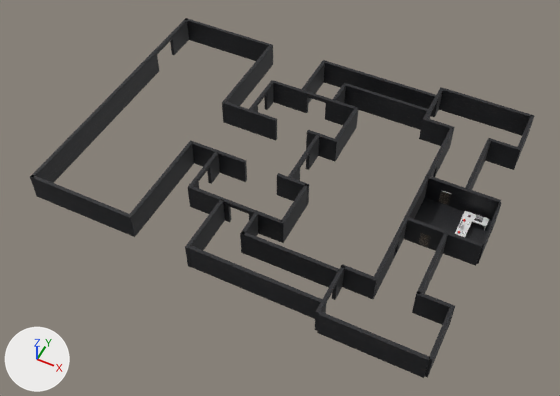
What one commit did to the Blender file Mapa/room.blend.
The view is the same before and after, from a 50 mm lens placed at (1.36, -9.58, 10.94), pointed at (-3.07, -0.72, -0.14). Lighting does not change. The marker at lower left points along +X, +Y and +Z. The first picture is the older version.

Script lines for the objects in view, before the commit:
```python
ob_parede_006 = bpy.data.objects.new('parede.006', me_cube_024)
ob_parede_006.location = (0.94, 2.01, 0.36)
ob_parede_006.scale = (0.239, 0.239, 0.239)
ob_parede_010 = bpy.data.objects.new('parede.010', me_cube_030)
ob_parede_010.location = (-0.31, -3.38, 0.36)
ob_parede_010.rotation_euler = (0.0, 0.0, 3.142)  # degrees (0, 0, 180)
ob_parede_010.scale = (0.239, 0.239, 0.239)
ob_parede_015 = bpy.data.objects.new('parede.015', me_cube_028)
ob_parede_015.location = (-2.2, 2.4, 0.36)
ob_parede_015.rotation_euler = (0.0, 0.0, 3.142)  # degrees (0, 0, 180)
ob_parede_015.scale = (0.239, 0.239, 0.239)
ob_parede_032 = bpy.data.objects.new('parede.032', me_cube_053)
ob_parede_032.location = (-2.2, -3.16, 0.36)
ob_parede_032.rotation_euler = (0.0, 0.0, 3.142)  # degrees (0, 0, 180)
ob_parede_032.scale = (0.239, 0.239, 0.239)
ob_parede_037 = bpy.data.objects.new('parede.037', me_cube_063)
ob_parede_037.location = (-4.77, -2.68, 0.36)
ob_parede_037.scale = (0.239, 0.239, 0.239)
# me_cube_028
# before: 4 (6.07, -0.89, -1.24), 5 (6.07, -0.89, 1.0) at pixel (325, 60), 6 (6.07, -0.61, -1.24) at pixel (323, 82), 7 (6.07, -0.61, 1.0) at pixel (324, 62)
# me_cube_053
# before: 4 (6.07, -0.89, -1.24), 5 (6.07, -0.89, 1.0) at pixel (190, 245), 6 (6.07, -0.61, -1.24) at pixel (191, 267), 7 (6.07, -0.61, 1.0) at pixel (188, 248)
# also in view: 'parede.036' at (-4.93, -1.82, 0.33); 'parede.002' at (-0.6, -1.47, 0.33); 'parede.009' at (-0.22, 2.85, 0.33); 'parede.012' at (0.7, -2.69, 0.33); 'parede.003' at (0.14, -1.46, 0.33)
```
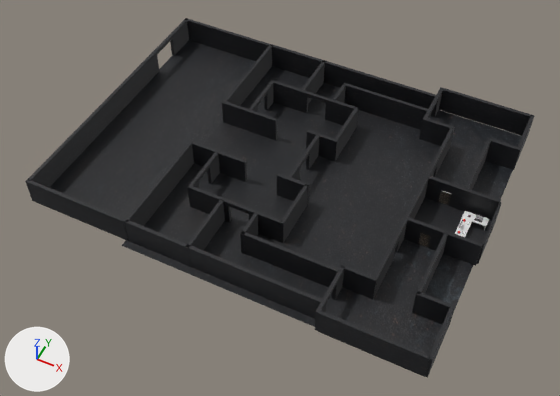
What differs and where, as boxes [x1, y1, x2, y2] in the pictures (560 x 396 px):
'chao.002', added
    after: [122, 66, 522, 355]
'chao.001', added
    after: [49, 40, 256, 219]
'parede.032', reshaped (48% wider, 35% taller)
    before: [189, 246, 322, 319]
    after: [125, 220, 322, 319]
'parede.015', reshaped (46% wider, 30% taller)
    before: [324, 61, 436, 116]
    after: [272, 44, 436, 116]
'parede.010', moved
    before: [317, 311, 429, 378]
    after: [318, 310, 430, 377]
'parede.037', moved
    before: [30, 175, 132, 236]
    after: [25, 179, 128, 241]

Patch to the scene script:
```diff
--- a/Mapa/room.blend.py
+++ b/Mapa/room.blend.py
@@ me_cube_028 @@
 # used by ob_parede_015; location = (-2.2, 2.4, 0.36); rotation_euler = (0.0, 0.0, 3.142), in degrees (0, 0, 180); scale = (0.239, 0.239, 0.239)
-me_cube_028.from_pydata(...)  # 8 vertices, 6 faces; spans x -4.18..6.07, y -0.89..-0.61, z -1.24..1.0
+me_cube_028.from_pydata(...)  # 8 vertices, 6 faces; spans x -4.18..11.44, y -0.89..-0.61, z -1.24..1.0
+# me_cube_028 part 1
+for i in [*range(4, 8)]: me_cube_028.vertices[i].co += Vector((5.37, 0.0, 0.0))
 me_cube_028.materials.append(mat_parede_016)
@@ me_cube_053 @@
 # used by ob_parede_032; location = (-2.2, -3.16, 0.36); rotation_euler = (0.0, 0.0, 3.142), in degrees (0, 0, 180); scale = (0.239, 0.239, 0.239)
-me_cube_053.from_pydata(...)  # 8 vertices, 6 faces; spans x -4.18..6.07, y -0.89..-0.61, z -1.24..1.0
+me_cube_053.from_pydata(...)  # 8 vertices, 6 faces; spans x -4.18..11.44, y -0.89..-0.61, z -1.24..1.0
+# me_cube_053 part 2
+for i in [*range(4, 8)]: me_cube_053.vertices[i].co += Vector((5.37, 0.0, 0.0))
 me_cube_053.materials.append(mat_parede_035)
@@ me_plane_004 @@
+me_plane_004.from_pydata(...)  # 4 vertices, 1 face; spans x -0.93..1.87, y -1.54..1.38, z 0.0
+me_plane_004.materials.append(mat_parede)  # picture img_chao1_jpg
@@ me_plane_003 @@
+me_plane_003.from_pydata(...)  # 4 vertices, 1 face; spans x 0.01..0.62, y -0.87..0.75, z 0.0
+me_plane_003.materials.append(mat_parede)  # picture img_chao1_jpg
@@ ob_parede_010 @@
 ob_parede_010 = bpy.data.objects.new('parede.010', me_cube_030)
-ob_parede_010.location = (-0.31, -3.38, 0.36)
+ob_parede_010.location = (-0.31, -3.36, 0.36)
 ob_parede_010.rotation_euler = (0.0, 0.0, 3.142)  # degrees (0, 0, 180)
@@ ob_parede_037 @@
 ob_parede_037 = bpy.data.objects.new('parede.037', me_cube_063)
-ob_parede_037.location = (-4.77, -2.68, 0.36)
+ob_parede_037.location = (-4.77, -2.8, 0.36)
 ob_parede_037.scale = (0.239, 0.239, 0.239)
@@ ob_chao_002 @@
+ob_chao_002 = bpy.data.objects.new('chao.002', me_plane_004)
+ob_chao_002.location = (-3.09, 0.0, 0.06)
+ob_chao_002.scale = (2.05, 2.05, 2.05)
@@ ob_chao_001 @@
+ob_chao_001 = bpy.data.objects.new('chao.001', me_plane_003)
+ob_chao_001.location = (-7.1, 0.0, 0.05)
+ob_chao_001.scale = (3.45, 3.45, 3.45)
```
